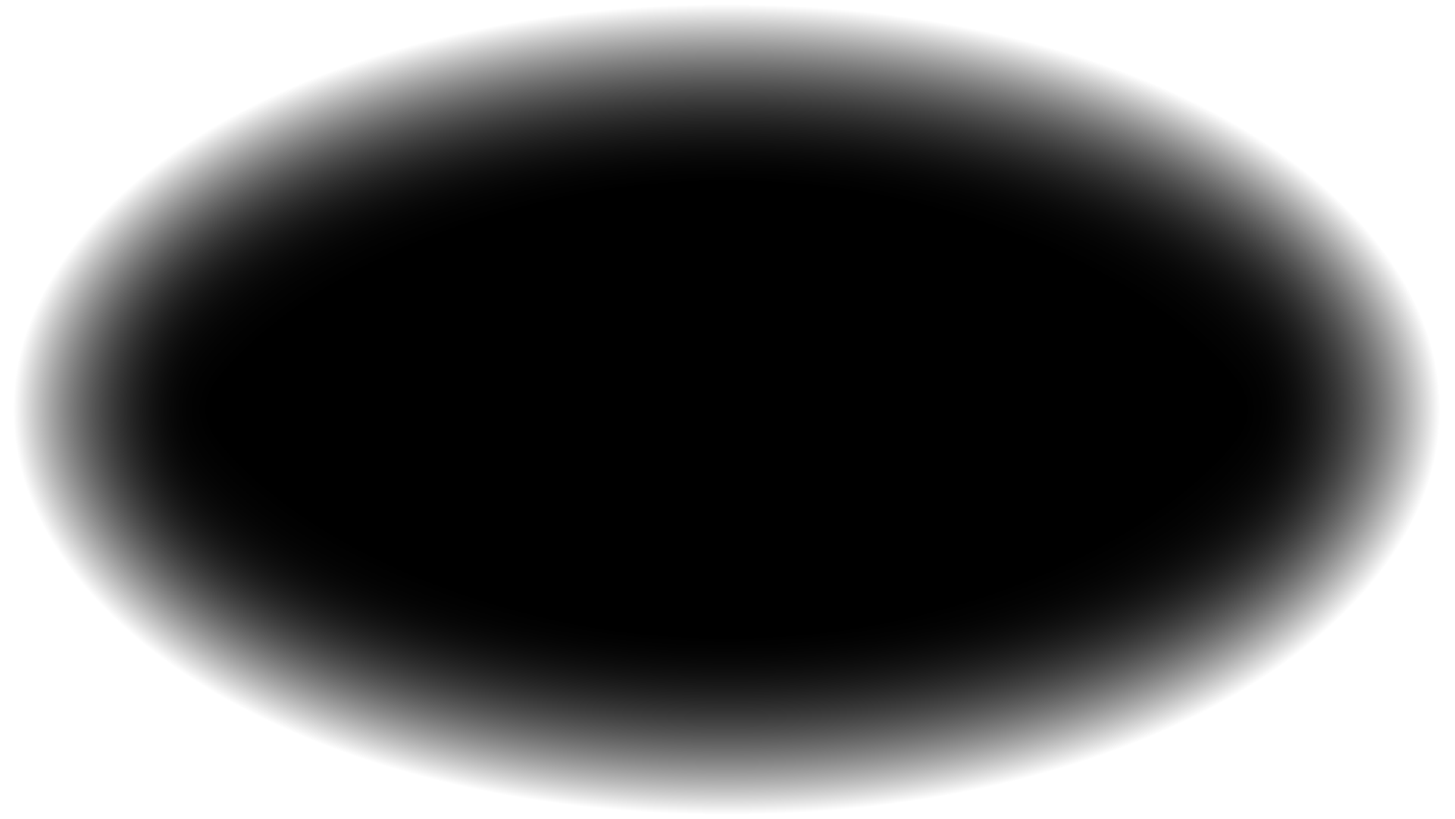
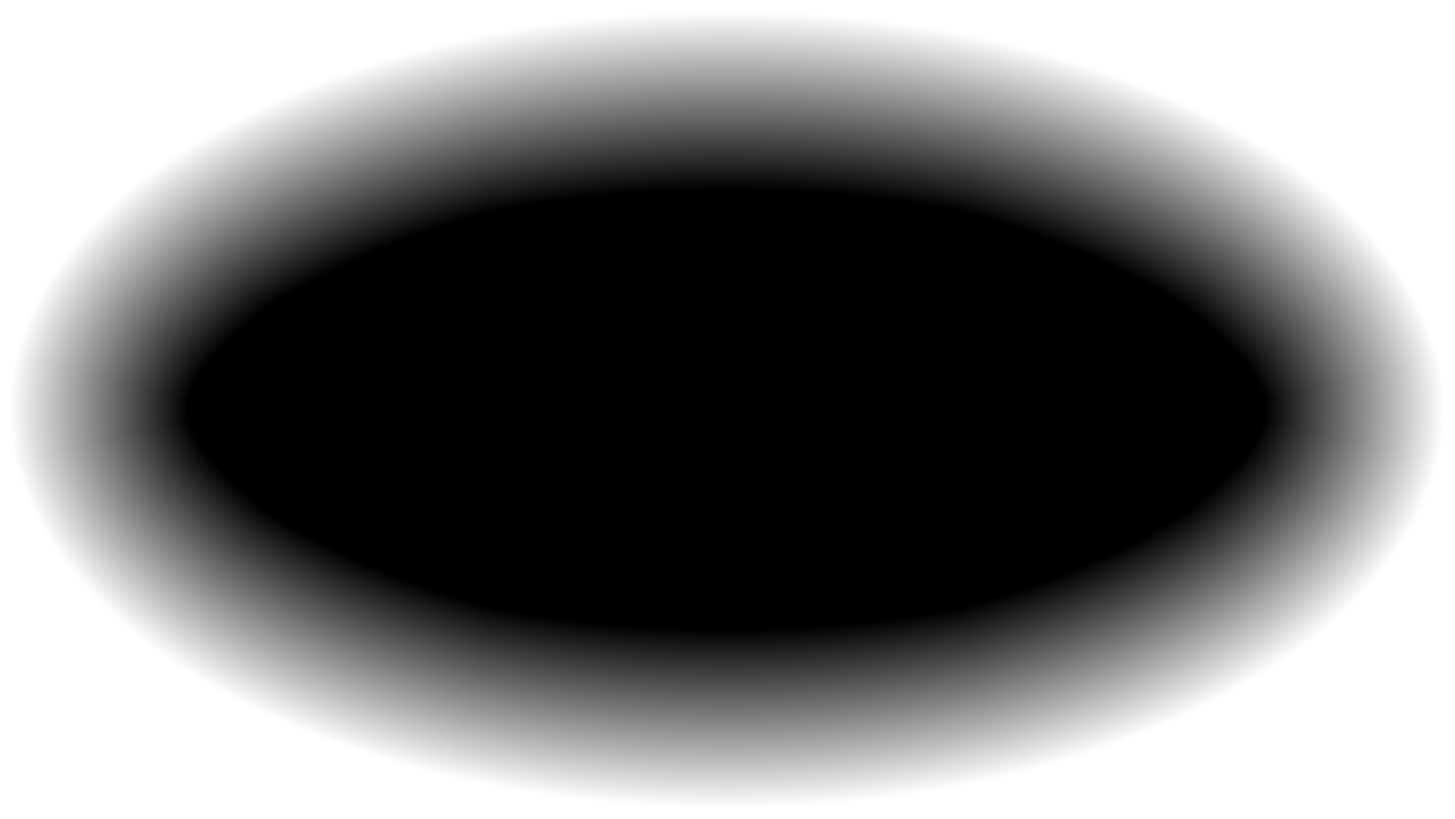
Layer changes from the first 1455 × 819 image to the second:
pixels changed over [11, 5, 1443, 814] (layer not identified)
